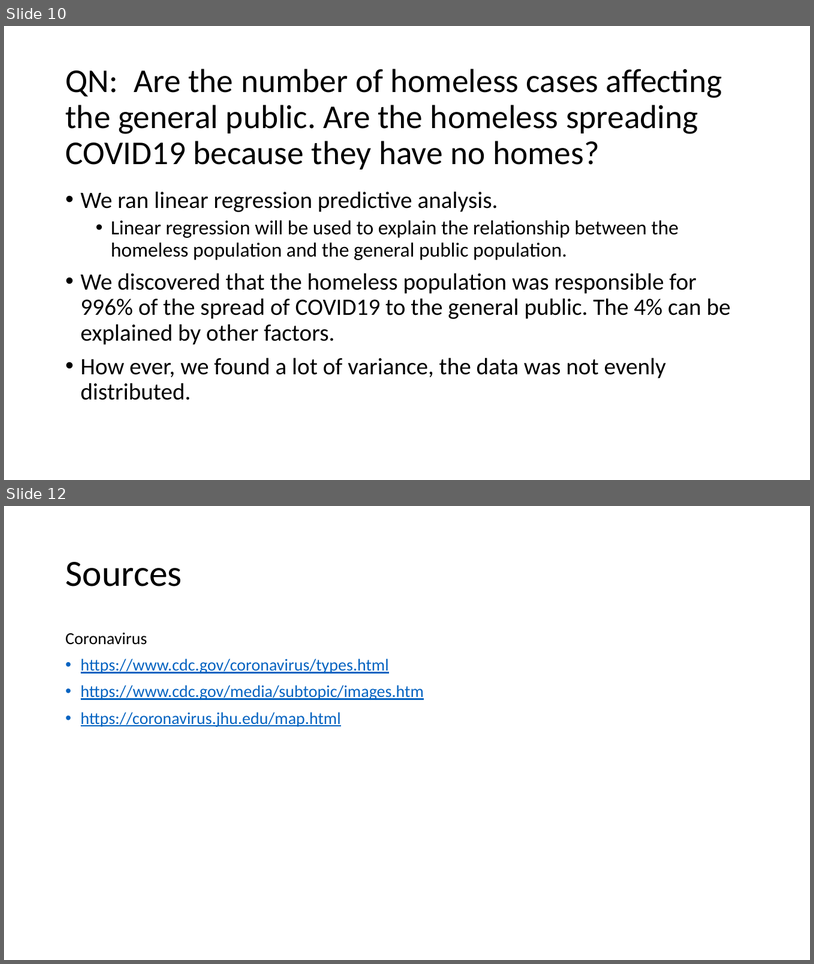
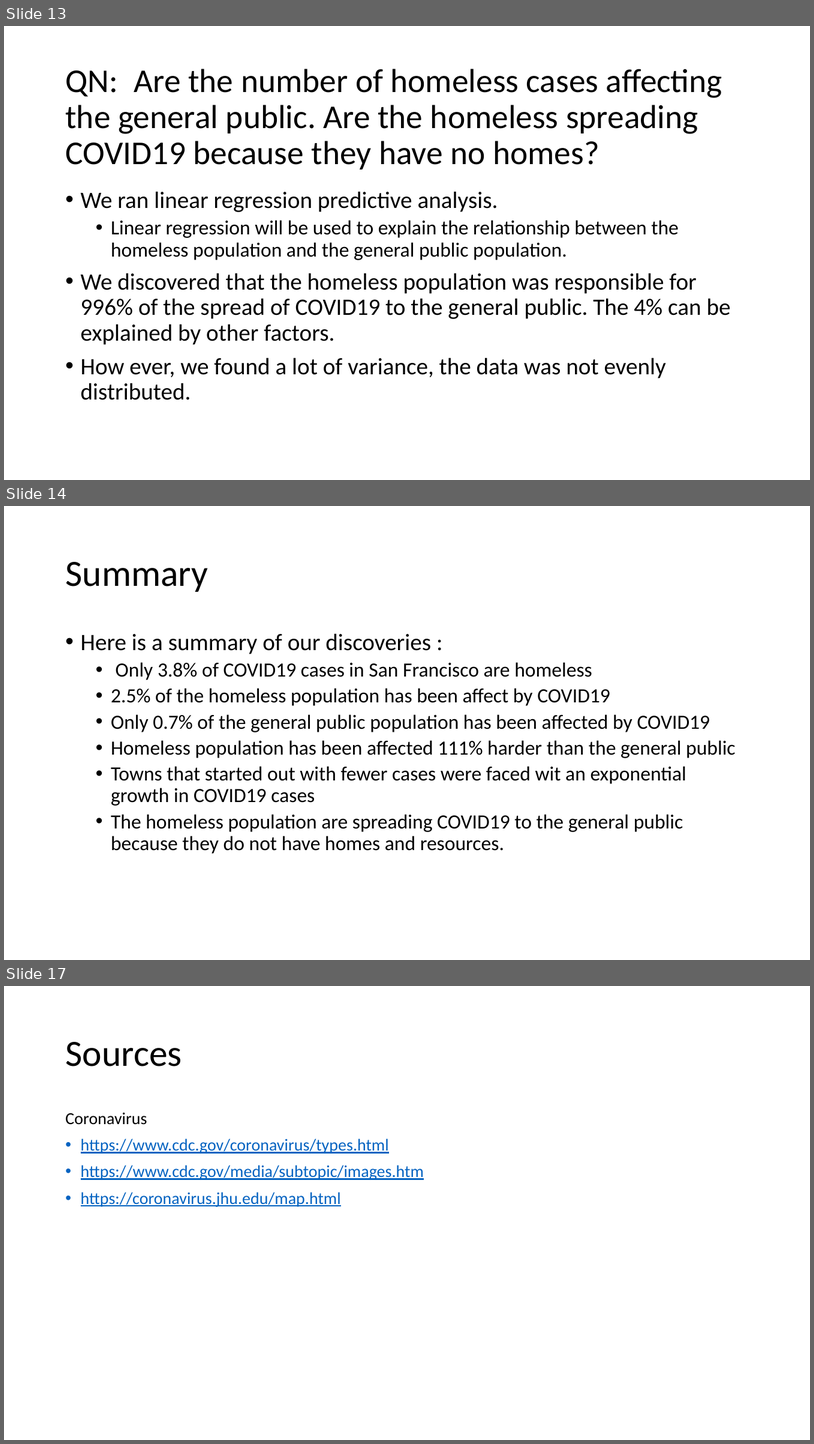
Before and after one commit to engmarkrezk/DFT_FinalProject, a slide deck: RecoverdDFTppt.pptx. Shown one above the other, each under a label of ours: slides 10 and 12 before the commit, slides 13, 14 and 17 after it; the slides between them are not shown. The pictures are 814x964 and 814x1444 pixels, drawn with LibreOffice and Linux fonts; fonts in the diff are those of the drawing. Boxes give left, top, right and bottom in pixels: in the first picture for what was removed or moved away, otherwise in the second. Text is boxed around its words. In the diff, an @@ line names an element or a change of style, - is before the commit and + after.

```diff
--- a/RecoverdDFTppt.pptx
+++ b/RecoverdDFTppt.pptx
@@ slide 14 added at [4,506,810,960], background #FFFFFF @@
@@ title added at [65,562,208,592], 44 pt, text #000000 @@
+Summary
@@ text added at [81,633,736,853], 24 pt, text #000000 @@
+• Here is a summary of our discoveries :
+  • Only 3.8% of COVID19 cases in San Francisco are homeless
+  • 2.5% of the homeless population has been affect by COVID19
+  • Only 0.7% of the general public population has been affected by COVID19
+  • Homeless population has been affected 111% harder than the general public
+  • Towns that started out with fewer cases were faced wit an exponential growth in COVID19 cases
+  • The homeless population are spreading COVID19 to the general public because they do not have homes and resources.
@@ what was slide 10 is now slide 13 @@
@@ what was slide 12 is now slide 17 @@
```
Also in this commit, not shown: 1 slide changed, 7 other slides added, 3 slides removed, 1 other file.
